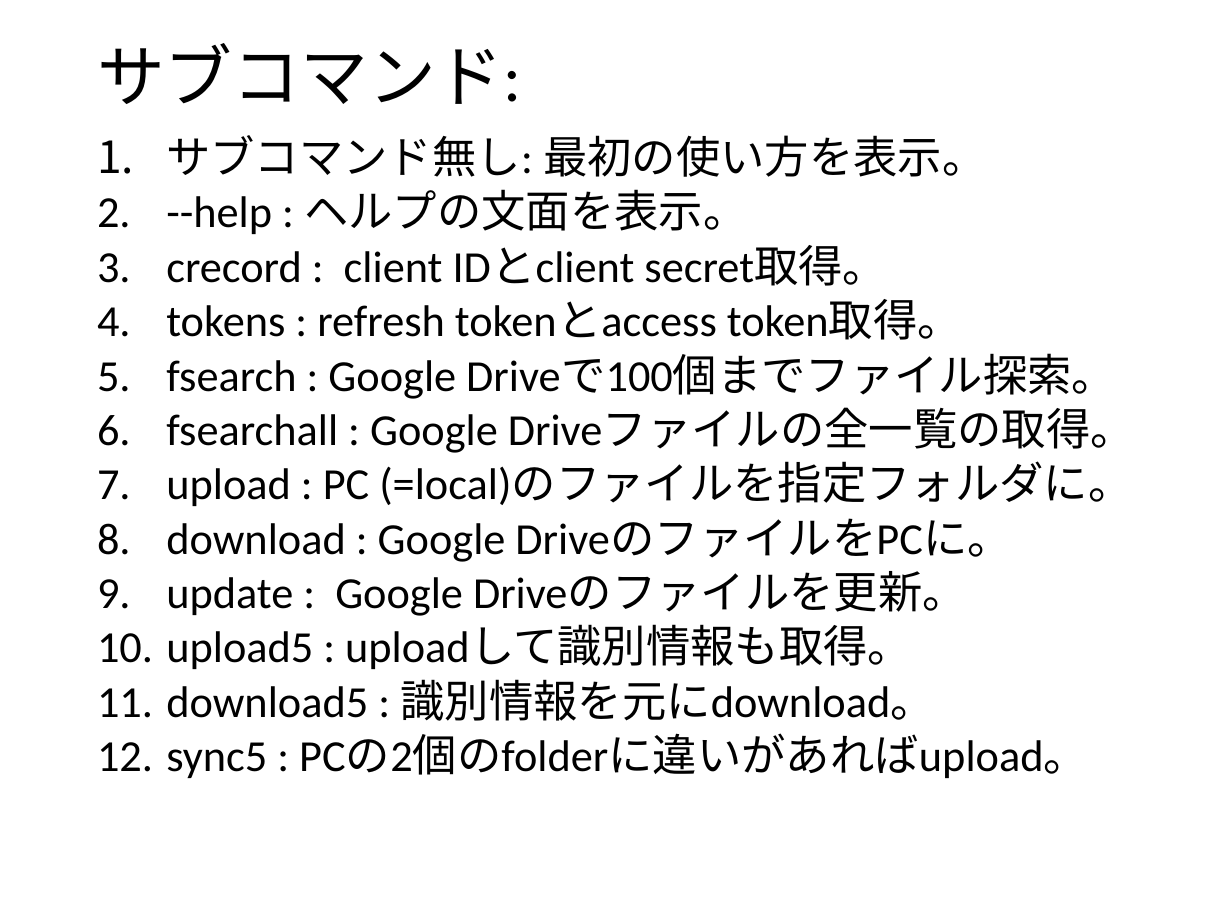
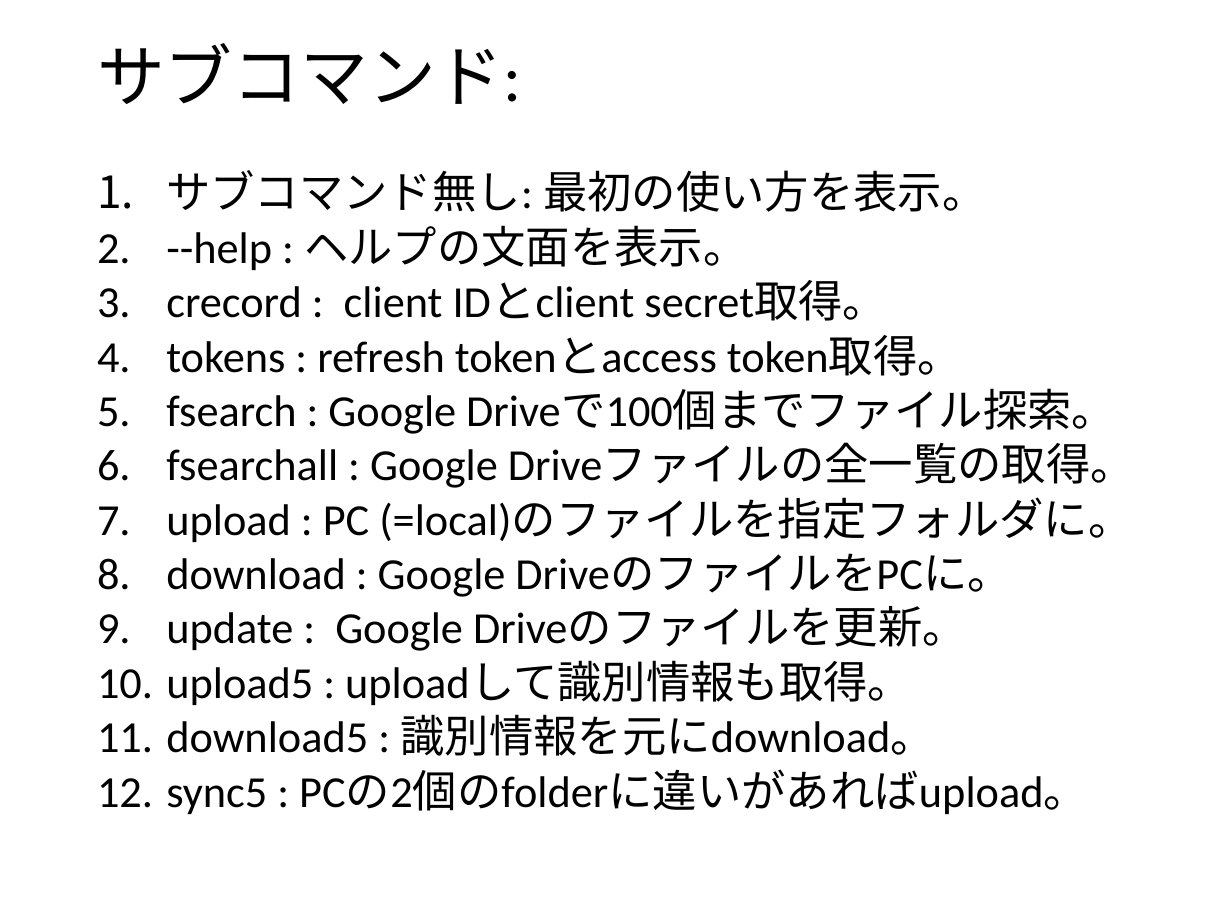
Before and after one commit to tulamili/App-ggdrv, a slide deck: slide 4 of description.pptx (slide 3 before the commit). Drawn at 1232x924 pixels with LibreOffice and Linux fonts; fonts in the diff are those of the drawing. Boxes give left, top, right and bottom in pixels: in the first picture for what was removed or moved away, otherwise in the second. Text is boxed around its words. In the diff, an @@ line names an element or a change of style, - is before the commit and + after.

```diff
--- a/description.pptx
+++ b/description.pptx
@@ text "サブコマンド無し: 最初の使い方を表示。": place and size @@
-text "サブコマンド無し: 最初の使い方を表示。" at (166,135,1135,778)
+text "サブコマンド無し: 最初の使い方を表示。" at (166,170,1135,814)
```
Also in this commit, not shown: 1 other slide changed, 2 slides added, 1 other file.
